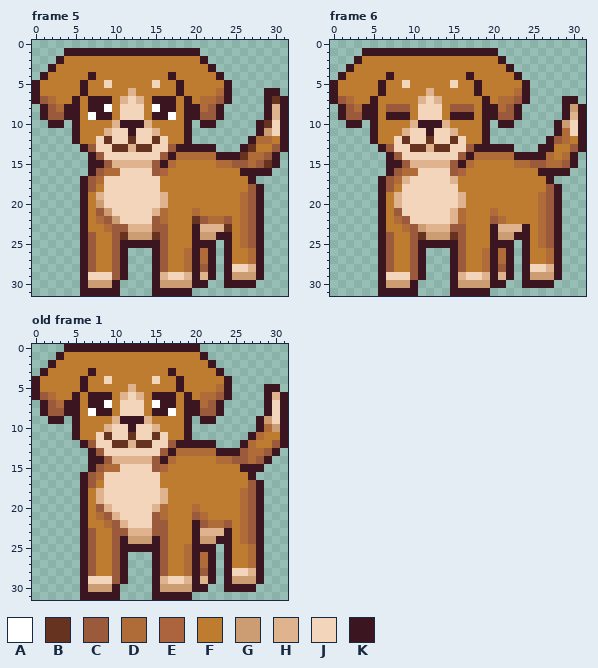
Edited in one commit: pixel-art file (aseprite_files/doggy-walk.aseprite). That is the earlier state.
32x32 pixels, 6 frames. Shown: frame 5, frame 6, old frame 1. The commit also changed other frames, which this record leaves out.
Palette (. is transparent): A #ffffff  B #663321  C #9c5a3c  D #af6c38  E #ab643e  F #bd7c30  G #cc9c73  H #deb38e  J #f3d5bb  K #3b1520
Pixels before, frame 5, first column x 0:
 1 ....KKKKKKKKKKKKKKKKK...........
 2 ...KFFFFFFFFFFFFFFFFFK..........
 3 ..KFFFFFFFFFFFFFFFFFFFK.........
 4 .KFFFFFKFFFFFFFFFKFFFFFK........
 5 KFFFFFKFFJFFFFFJFFKFFFFFK.......
 6 KFFFFFKFFFFFHFFFFFKFFFFDK....KK.
 7 KCDFFKFKKKFHJHFKKKFKFDDCK....KBK
 8 .KCDKKFKKAFJJJFAKKFKKDCK.....KHK
 9 .KCCKKFAKKFJJJFKKAFKKCCK.....KHK
10 ..KK.KFFFFHKKKHFFFFK.KK.....KBJK
11 .....KFFFHJJKJJHFFFK........KGJK
12 .....KFFJBJJBJJBJFFK.......KDDFK
13 ......KCJJBBHBBJJCKKKKK...KBFFCK
14 .......KCJJJJJJJCKDDDDDKKKBDDCK.
15 .......KKCHHHHHCKDFFFFFDDCCDCBK.
16 .......KCDDJJJJCEFFFFFFFFFKKKK..
17 ......KCDJJJJJJJFFFFFFFFFFFK....
18 ......KCFJJJJJJJFFFFFFFFFFFCK...
19 ......KFHJJJJJJJHFFFFFFFFFDCK...
20 ......KFGJJJJJJJHFFFFFFFFFDCK...
21 ......KFCGJJJJJHDFFFDFFFFFDCK...
22 ......KFDCGJJJJCDFFFBCDDCFDCK...
23 ......KFFDCCHHHCCFFFKHHHBFDCK...
24 ......KCFFCBGGGBCFFFKGGKKFDCK...
25 ......KCFFCKKKKKCFFFKKK.KFDCK...
26 ......KCFFCK...KCFFDKDK.KFFDK...
27 ......KCFFCK...KCFFDKDK.KFFDK...
28 ......KCFFCK...KCFFDKCK.KJJHK...
29 ......KJJJCK...KHJJHKHK.KGGGK...
30 ......KGGGK....KGGGGKK..KKKK....
31 ......KKKKK....KKKKK............
Pixels before, frame 6, first column x 0:
 1 ....KKKKKKKKKKKKKKKKK...........
 2 ...KFFFFFFFFFFFFFFFFFK..........
 3 ..KFFFFFFFFFFFFFFFFFFFK.........
 4 .KFFFFFKFFFFFFFFFKFFFFFK........
 5 KFFFFFKFFJFFFFFJFFKFFFFFK.......
 6 KFFFFFKFFFFFHFFFFFKFFFFDK.......
 7 KCDFFKFFFFFHJHFFFFFKFDDCK....KK.
 8 .KCDKKFCCCFJJJFCCCFKKDCK.....KGK
 9 .KCCKKFKKKFJJJFKKKFKKCCK.....KHK
10 ..KK.KFFFFHKKKHFFFFK.KK.....KGJK
11 .....KFFFHJJKJJHFFFK........KDJK
12 .....KFFJBJJBJJBJFFK.......KCDFK
13 ......KCJJBBHBBJJCKKKKK...KKFFCK
14 .......KCJJJJJJJCKDDDDDKKKKDFDK.
15 .......KKCHHHHHCKDFFFFFDDCCDDCK.
16 .......KCDDJJJJCEFFFFFFFFFKKKK..
17 ......KCDHJJJJJHFFFFFFFFFFFK....
18 ......KCFJJJJJJJFFFFFFFFFFFCK...
19 ......KFHJJJJJJJHFFFFFFFFFDCK...
20 ......KFHJJJJJJJHFFFFFFFFFDCK...
21 ......KFCJJJJJJHDFFFDFFFFFDCK...
22 ......KFDCJJJJJHDFFFCDFFFFDCK...
23 ......KFFDCGHHHCCFFFKHHHKFDCK...
24 ......KCFFCBGGGBCFFFKGGKKFDCK...
25 ......KCFFCKKKKKCFFFKKK.KFDCK...
26 ......KCFFCK...KCFFDKDK.KFFDK...
27 ......KCFFCK...KCFFDKDK.KFFDK...
28 ......KCFFCK...KCFFDKCK.KJJHK...
29 ......KJJJCK...KHJJHKHK.KGGGK...
30 ......KGGGK....KGGGGKK..KKKK....
31 ......KKKKK....KKKKK............
Pixels before, old frame 1, first column x 0:
 0 ....KKKKKKKKKKKKKKKKK...........
 1 ...KFFFFFFFFFFFFFFFFFK..........
 2 ..KFFFFFFFFFFFFFFFFFFFK.........
 3 .KFFFFFKFFFFFFFFFKFFFFFK........
 4 KFFFFFKFFJFFFFFJFFKFFFFFK.......
 5 KFFFFFKFFFFFHFFFFFKFFFFDK....KK.
 6 KCDFFKFKKKFHJHFKKKFKFDDCK....KHK
 7 .KCDKKFKKAFJJJFAKKFKKDCK.....KJK
 8 .KCCKKFAKKFJJJFKKAFKKCCK.....KJK
 9 ..KK.KFFFFHKKKHFFFFK.KK.....KGJK
10 .....KFFFHJJKJJHFFFK........KDGK
11 .....KFFJBJJBJJBJFFK.......KDFFK
12 ......KCJJBBHBBJJCKKKKK...KDFFCK
13 .......KCJJJJJJJCKDDDDDKKKCDDCK.
14 .......KKCHHHHHCKDFFFFFDDCCDCK..
15 .......KCDDJJJJCEFFFFFFFFFKKK...
16 ......KCDJJJJJJJFFFFFFFFFFFK....
17 ......KCFJJJJJJJFFFFFFFFFFFCK...
18 ......KFHJJJJJJJHFFFFFFFFFDCK...
19 ......KFHJJJJJJJHFFFFFFFFFDCK...
20 ......KFCHJJJJJHDFFFDFFFFFDCK...
21 ......KFDCHJJJJCDFFFCDFFFFDCK...
22 ......KFFDCHJJJCCFFFKCDDCFDCK...
23 ......KCFFCCHHHCCFFFKHHHKFDCK...
24 ......KCFFCKGGGKCFFFKGGKKFDCK...
25 ......KCFFCKKKKKCFFDKKK.KFFDK...
26 ......KCFFCK...KCFFDKDK.KFFDK...
27 ......KCFFCK...KCFFDKDK.KFFDK...
28 ......KCFFCK...KCFFDKCK.KJJHK...
29 ......KJJJCK...KHJJHKHK.KGGGK...
30 ......KGGGK....KGGGGKK..KKKK....
31 ......KKKKK....KKKKK............
And afterwards:
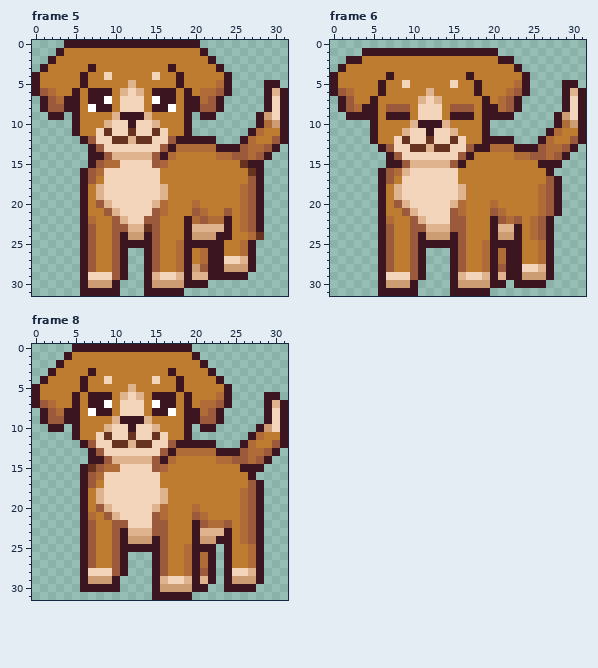
A new or re-ordered frame is compared with the old frame closest to it.
What changed:
frames 6 -> 10
layer "backrightleg" added
layer "body" added
layer "head" added
layer "backleftleg" added
layer "frontleftleg" added
layer "frontrightleg" added
layer "Layer 1" removed
Changed rows in their new state; - is an unchanged pixel.
Frame 5:
first column x 0:
 0 ----KKKKKKKKKKKKKKKKK-----------
 1 ---KFFFFFFFFFFFFFFFFFK----------
 2 --KF-----------------FK---------
 3 -KF----K---------K----FK--------
 4 KF----KF-J-----J-FK----FK-------
 5 ---------F--H--F-------D-----KK-
 6 -CD--KFKKK-HJH-KKKFK-DDC------HK
 7 .KCDK----A-J-J-A----K-CK.-----J-
 8 ---C---A-K-----K-A---C--------J-
 9 -.KK.--FFFHKKKHFFF--.KK.----KGJ-
10 --..-----HJJ-JJH-----..------DG-
11 --------JB--B--BJ----------KDFF-
12 -----.KC-JBBHBBJ-CK-KKK---KDFFC-
13 ------.KC-JJJJJ-CKDDDDDKKKCDDCK.
14 --------KCHHHHHCKDFFFFFDDCC-CK.-
15 --------CDDJJJJ-EF-----FFFBKK..-
16 ------KCDJJ----JF---------FB-.--
17 --------F------------------CK---
18 -------FH-------H---------D-----
20 --------CH-----HD---D-----------
21 --------FCH----C----CD--C-------
22 -------DFFCH--C-F--KD---K-------
23 -------C-F----B-F--KH---K-------
24 -----------K--KCF--KG-----FDB---
25 ---------------CF-DK---KF--K.---
26 --------------KCF-DKF--KF-DK.---
27 --------------KCF-DKF--KJJHK.---
28 --------------KCF-DKG--KGGGK.---
29 --------------KHJ-HKH--K-KK..---
30 --------------KG---K----....----
31 --------------K----.------------
Frame 6:
first column x 0:
 2 --K-------------------K---------
 3 -KF-------------------FK--------
 4 KF---------------------FK-------
 5 -----------------------D-----KK-
 6 -CD-------------------DC-----KHK
 7 .KC-------------------CK.-----JK
 8 ------------------------------J-
 9 -.KK-----------------KK.----KGJ-
10 --..-----------------..------DG-
11 ---------------------------KDFF-
12 --------------------KKK---KDFFC-
13 --------------------DDDKKKCDDCK.
14 ------------------FFFFFDDCC-CK.-
15 -----------------F-----FFFKKK..-
16 ------KCDHJ----JF---------F-..--
17 --------FJ-----J-----------CK---
18 -------FH-------H---------D-----
20 --------CH-----HD---D-----------
21 --------FCH----C----CD----------
22 -------DFFCH---CC---KCDC-DCK.---
23 -------C-F-C-----------KFDCK.---
24 -----------K---K--------FDCK.---
25 -------------------D---KF--K.---
26 -----------------------KF-DK.---
27 -----------------------KF-DK.---
28 -----------------------KJ-HK.---
29 -----------------------KG--K.---
30 -----------------------K---.----
Frame 8 is new; against old frame 1:
first column x 0:
 0 ----.---------------.-----------
 1 ---.K---------------K.----------
 2 --.K-----------------K.---------
 3 -.K-------------------K.--------
 4 .K---------------------K.-------
 5 -----------------------F-----..-
 6 -FF------------------FFD------K.
 7 KCDFF---------------F-DCK-----H-
 8 ---D-----------------D----------
 9 -KCCK---------------KCCK----.K--
10 --KK-----------------KK------GJ-
first column x 6:
15 KB
first column x 7:
21 DF---
22 C-F-C
23 ----K
first column x 6:
28 -JJJ--
29 -GGGK.
30 -KKK--
31 .....-
